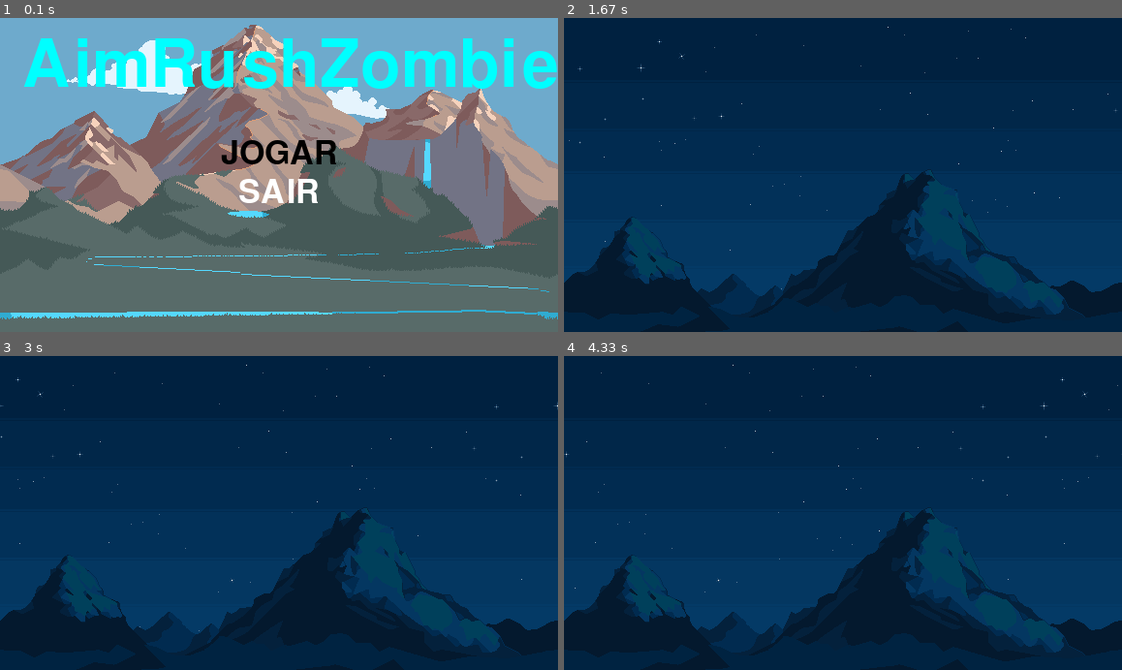
Above: before the commit, frames 1-4 (two rows, left to right).
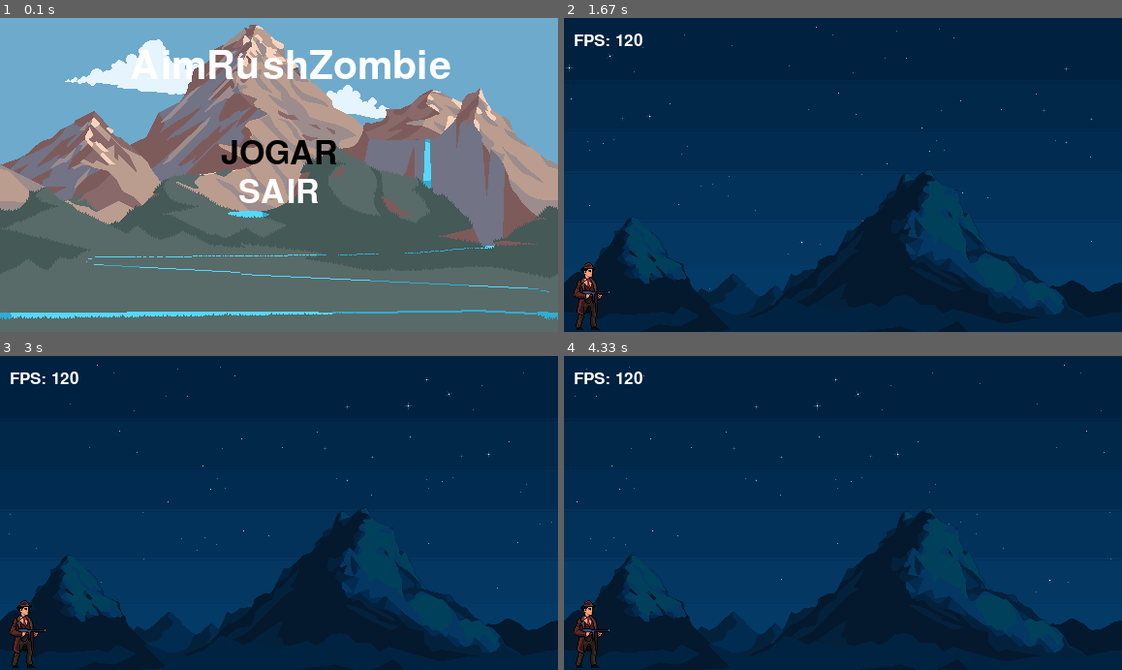
Above: after the commit, the same moments.

Repository: EduardoViniciusJ/pygames
Game: pygame game, started from main.py
Two runs of this game, one before a commit and one after it. Both use one fixed random seed, a clock stepped at 60 frames per second and the inputs below.
Inputs:
- Up to frame 1 (0.1 s): no input
- Up to frame 2 (1.67 s): tap Enter at 0.33 s
- Up to frame 3 (3 s): no input
- Up to frame 4 (4.33 s): no input

The runs differ from the first frame. In frame 1, 8.0% of the frame differs, in the area x 4-100%, y 6-23%; in frame 2, 1.0%; in frame 3, 1.0%; in frame 4, 1.0%.

Commit message:
add player

Diff:
--- a/code/EntityFactory.py
+++ b/code/EntityFactory.py
@@ -1,7 +1,7 @@
 from code.Background import Background
 from code.BackgroundMenu import BackgroundMenu
-from code.Const import W_WIDTH
-
+from code.Const import W_WIDTH, W_HEIGHT
+from code.Player import Player
 
 class EntityFactory:
 
@@ -11,8 +11,8 @@
             case 'bg':
                 list_bg = []
                 for layer in ['bg0', 'bg1', 'bg2']:
-                    list_bg.append(Background(layer, (0,0)))
-                    list_bg.append(Background(layer, (W_WIDTH,0)))
+                    list_bg.append(Background(layer, (0, 0)))
+                    list_bg.append(Background(layer, (W_WIDTH, 0)))
                 return list_bg
             case 'm':
                 list_m = []
@@ -20,3 +20,5 @@
                     list_m.append(BackgroundMenu(layer, (0, 0)))
                     list_m.append(BackgroundMenu(layer, (W_WIDTH, 0)))
                 return list_m
+            case 'p':
+                return Player('p', (10, W_HEIGHT / 2 + 90))
--- a/code/Level.py
+++ b/code/Level.py
@@ -1,5 +1,9 @@
 import pygame
+from pygame import Surface
+from pygame.font import Font
+from pygame.locals import Rect
 
+from code.Const import C_WHITE, W_HEIGHT
 from code.Entity import Entity
 from code.EntityFactory import EntityFactory
 
@@ -11,11 +15,25 @@
         self.game_mode = game
         self.entity_list: list[Entity] = []
         self.entity_list.extend(EntityFactory.get_entity('bg'))
+        self.entity_list.append(EntityFactory.get_entity('p'))
+
 
     def run(self):
+        clock= pygame.time.Clock()
         while True:
+            clock.tick(120)
             for ent in self.entity_list:
                 self.screen.blit(source=ent.surf, dest=ent.rect)
                 ent.move()
+            for event in pygame.event.get():
+                if event.type == pygame.QUIT:
+                    pygame.quit()
+                    quit()
+            self.level_text(text_size=25, text=f'FPS: {clock.get_fps() :.0f}', text_color=C_WHITE, text_position=(10, W_HEIGHT / 22))
+            pygame.display.flip()
 
-            pygame.display.flip()
+    def level_text(self, text_size: int, text: str, text_color: tuple, text_position: tuple):
+        text_font: Font = pygame.font.SysFont(None, text_size)
+        text_surf: Surface = text_font.render(text, True, text_color).convert_alpha()
+        text_rect: Rect = text_surf.get_rect(topleft=text_position)
+        self.screen.blit(text_surf, text_rect)
--- a/code/Menu.py
+++ b/code/Menu.py
@@ -22,7 +22,7 @@
             for ent in self.entity_list:
                 self.screen.blit(source=ent.surf, dest=ent.rect)
                 ent.move()
-            self.menu_text(text_size=100, text='AimRushZombie', text_color=C_CYAN, text_center_pos=(300, 50))
+            self.menu_text(text_size=60, text='AimRushZombie', text_color=C_WHITE, text_center_pos=(300, 50))
             for i in range(len(MENU_OPTIONS)):
                 if i == menu_options:
                     self.menu_text(50, MENU_OPTIONS[i], C_BLACK, (W_WIDTH / 2, 140 + 40 * i))
--- /dev/null
+++ b/code/Player.py
@@ -0,0 +1,10 @@
+import pygame
+import pygame.math
+from code.Entity import Entity
+
+class Player(Entity):
+    def __init__(self, name: str, position: tuple):
+        super().__init__(name, position)
+
+    def move(self):
+        pass
Binary file added: assets/p.png
